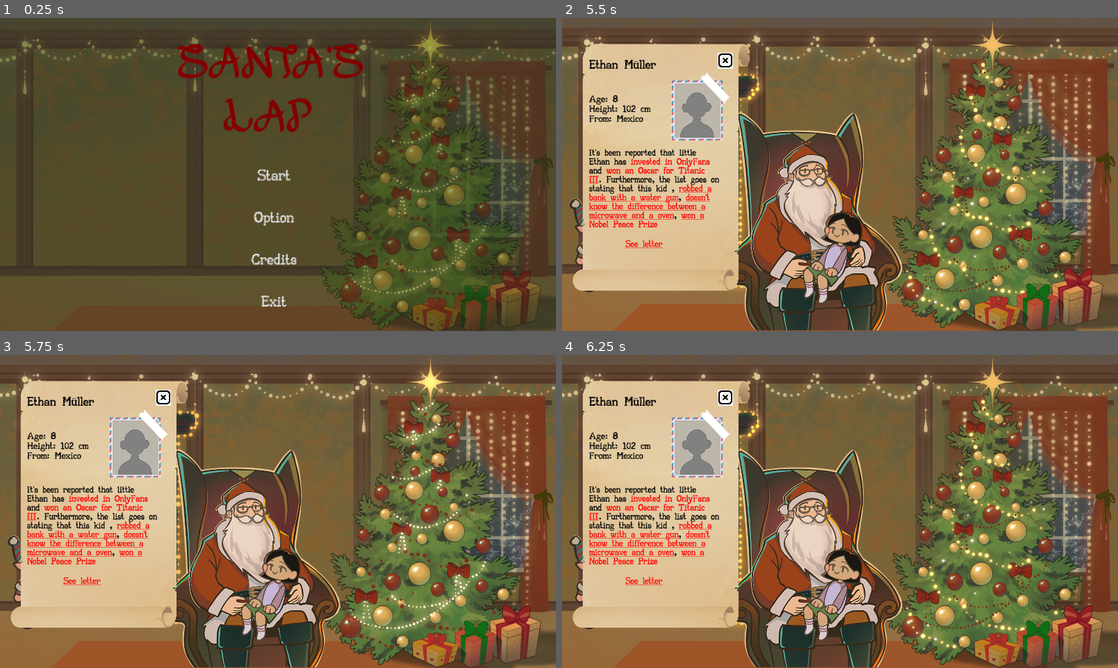
Above: before the commit, frames 1-4 (two rows, left to right).
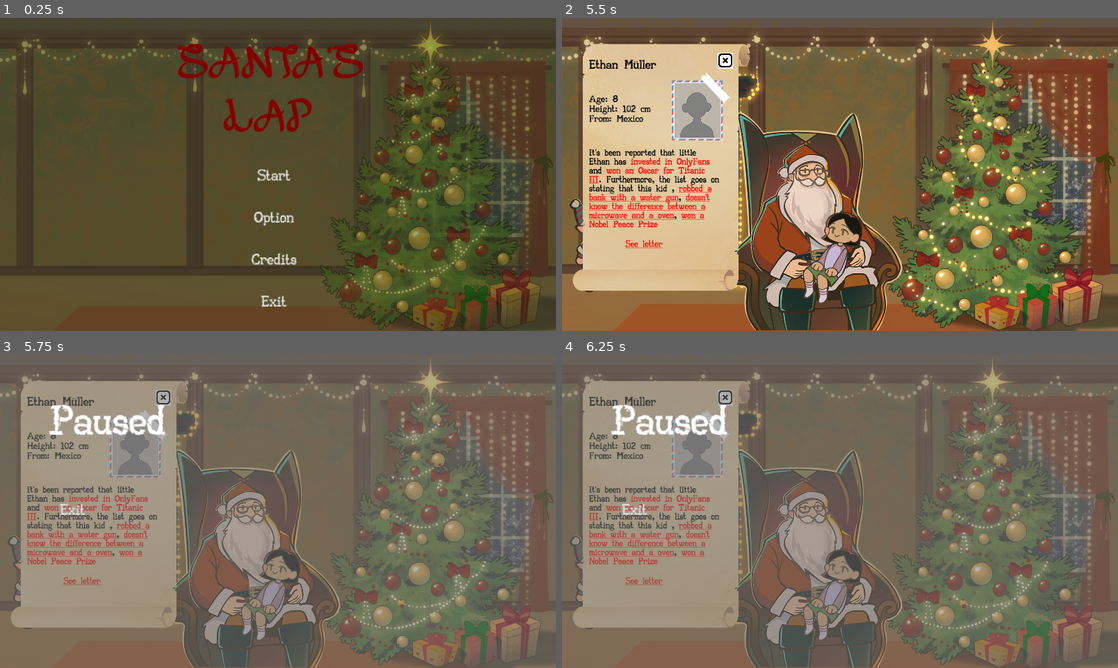
Above: after the commit, the same moments.

Repository: Zapzoop/chritmasgamejam
Game: Godot game, scene res://main_menu/mainmenu.tscn
Two runs of this game, one before a commit and one after it. Both use one fixed random seed, a clock stepped at 60 frames per second and the inputs below. Sound files missing from this copy of the repository are replaced by a short silence.
Inputs (mouse positions are in pixels of both pictures, inside the frame that each line leads up to):
- Up to frame 1 (0.25 s): no input
- Up to frame 2 (5.5 s): click "Start" at 0.5 s; click "Let's Start" at 1.25 s; move the mouse to (962, 158) at 2.02 s; press the mouse at (962, 158) at 2.03 s; move the mouse to (828, 271) at 2.77 s; release the mouse at (828, 271) at 2.78 s; click (828, 271) at 2.85 s; move the mouse to (828, 143) at 3.52 s; press the mouse at (828, 143) at 3.53 s; move the mouse to (812, 237) at 4.27 s; release the mouse at (812, 237) at 4.28 s; click (812, 237) at 4.35 s; move the mouse to (1006, 221) at 5.02 s; press the mouse at (1006, 221) at 5.03 s
- Up to frame 3 (5.75 s): tap Escape (pause, bound only after the commit) at 5.65 s
- Up to frame 4 (6.25 s): move the mouse to (673, 464) at 5.77 s; release the mouse at (673, 464) at 5.78 s; click (673, 464) at 5.85 s

Frames 1-2 are identical in both runs. In frame 3, 88% of the frame differs, in the area x 0-100%, y 0-100%; in frame 4, 88%.

Commit message:
Pause menu added

Diff:
--- a/main_menu/option/option.tscn
+++ b/main_menu/option/option.tscn
@@ -17,6 +17,7 @@
 border_blend = true
 
 [node name="Option" type="Control"]
+process_mode = 3
 layout_mode = 3
 anchors_preset = 15
 anchor_right = 1.0
--- /dev/null
+++ b/main_menu/pause.gd
@@ -0,0 +1,23 @@
+extends CanvasLayer
+
+var ispaused = false
+# Called when the node enters the scene tree for the first time.
+func _ready():
+	pass # Replace with function body.
+
+
+func _process(delta):
+	if Input.is_action_just_pressed("pause") and !ispaused:
+		self.visible = true
+		get_tree().paused = true
+		ispaused=true
+	elif Input.is_action_just_pressed("pause") and ispaused:
+		self.visible = false
+		ispaused=false
+		get_tree().paused = false
+func _on_button_2_pressed():
+	Global.emit_signal("change_scene",self,"options")
+
+
+func _on_button_pressed():
+	get_tree().quit()
--- /dev/null
+++ b/main_menu/pause.tscn
@@ -0,0 +1,50 @@
+[gd_scene load_steps=3 format=3 uid="uid://vmsjdh52pqvp"]
+
+[ext_resource type="Theme" uid="uid://cuevdh5m46808" path="res://assets/fonts/normal.tres" id="1_nhpiu"]
+[ext_resource type="Script" path="res://main_menu/pause.gd" id="1_snbjf"]
+
+[node name="CanvasLayer" type="CanvasLayer"]
+process_mode = 3
+script = ExtResource("1_snbjf")
+
+[node name="ColorRect" type="ColorRect" parent="."]
+anchors_preset = 15
+anchor_right = 1.0
+anchor_bottom = 1.0
+grow_horizontal = 2
+grow_vertical = 2
+color = Color(0.427451, 0.427451, 0.427451, 0.537255)
+metadata/_edit_use_anchors_ = true
+
+[node name="Label" type="Label" parent="."]
+offset_left = 104.0
+offset_top = 104.0
+offset_right = 144.0
+offset_bottom = 127.0
+theme = ExtResource("1_nhpiu")
+theme_override_font_sizes/font_size = 80
+text = "Paused"
+
+[node name="Button" type="Button" parent="."]
+offset_left = 120.0
+offset_top = 304.0
+offset_right = 181.0
+offset_bottom = 343.0
+theme = ExtResource("1_nhpiu")
+theme_override_font_sizes/font_size = 30
+text = "Exit"
+flat = true
+
+[node name="Button2" type="Button" parent="."]
+visible = false
+offset_left = 120.0
+offset_top = 248.0
+offset_right = 225.0
+offset_bottom = 287.0
+theme = ExtResource("1_nhpiu")
+theme_override_font_sizes/font_size = 30
+text = "Options"
+flat = true
+
+[connection signal="pressed" from="Button" to="." method="_on_button_pressed"]
+[connection signal="pressed" from="Button2" to="." method="_on_button_2_pressed"]
--- a/mainlevel/level.gd
+++ b/mainlevel/level.gd
@@ -11,6 +11,8 @@
 @onready var gullotine = $gullotine
 @onready var anvilplayer = $gullotine/anvill
 @onready var sfx = $sounds
+@onready var pausemenu = $CanvasLayer
+
 
 func _ready():
 	Global.levelins = self
--- a/mainlevel/level.tscn
+++ b/mainlevel/level.tscn
@@ -1,6 +1,7 @@
-[gd_scene load_steps=47 format=3 uid="uid://vuqfwpbiwr2m"]
+[gd_scene load_steps=48 format=3 uid="uid://vuqfwpbiwr2m"]
 
 [ext_resource type="Script" path="res://mainlevel/level.gd" id="1_xguva"]
+[ext_resource type="PackedScene" uid="uid://vmsjdh52pqvp" path="res://main_menu/pause.tscn" id="2_ohs2n"]
 [ext_resource type="PackedScene" uid="uid://crd2ohkb3lewo" path="res://assets/scenes&scripts/tutorial.tscn" id="2_prt3w"]
 [ext_resource type="Texture2D" uid="uid://bwuje4q6anm0o" path="res://assets/graphics/bg.jpeg" id="3_2apgr"]
 [ext_resource type="Texture2D" uid="uid://bynxb35vi87sj" path="res://assets/graphics/tree/treeIdle1.png" id="3_uon42"]
@@ -248,6 +249,9 @@
 [node name="Level" type="Node2D"]
 script = ExtResource("1_xguva")
 
+[node name="CanvasLayer" parent="." instance=ExtResource("2_ohs2n")]
+visible = false
+
 [node name="Bg" type="Sprite2D" parent="."]
 position = Vector2(576, 322)
 scale = Vector2(0.6, 0.603704)
--- a/project.godot
+++ b/project.godot
@@ -32,3 +32,8 @@
 "events": [Object(InputEventMouseButton,"resource_local_to_scene":false,"resource_name":"","device":-1,"window_id":0,"a …(258 unchanged characters)…
 ]
 }
+pause={
+"deadzone": 0.5,
+"events": [Object(InputEventKey,"resource_local_to_scene":false,"resource_name":"","device":-1,"window_id":0,"alt_pressed":false,"shift_pressed":false,"ctrl_pressed":false,"meta_pressed":false,"pressed":false,"keycode":0,"physical_keycode":4194305,"key_label":0,"unicode":0,"echo":false,"script":null)
+]
+}
